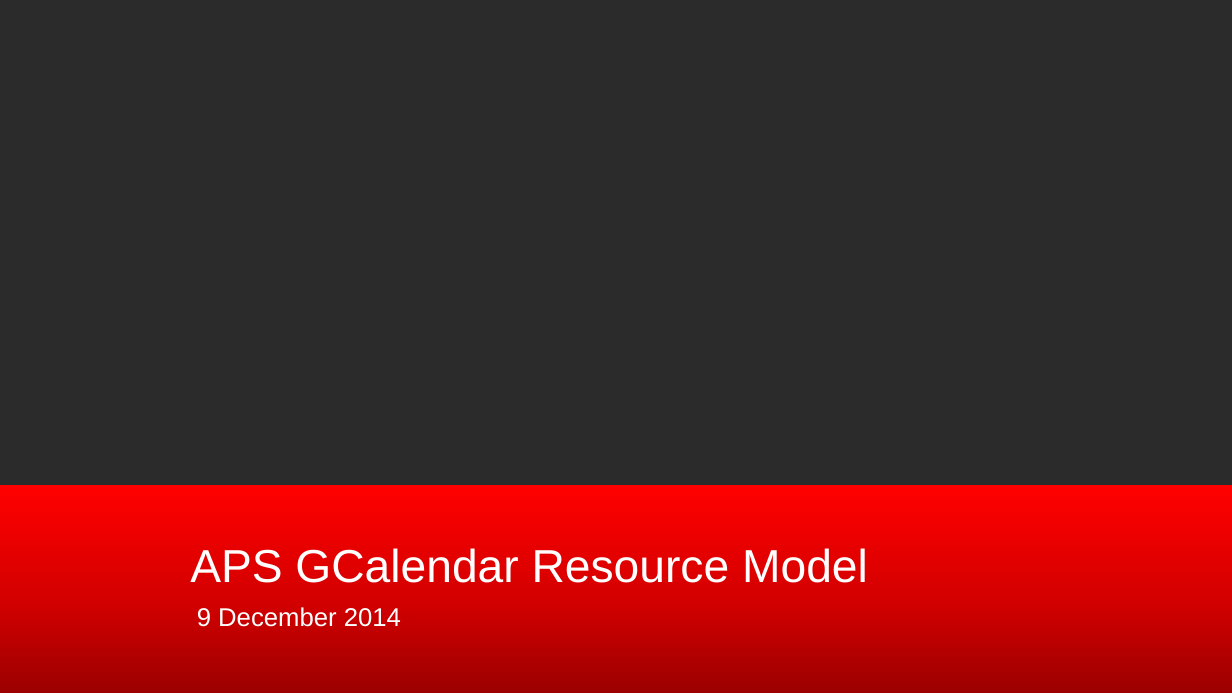
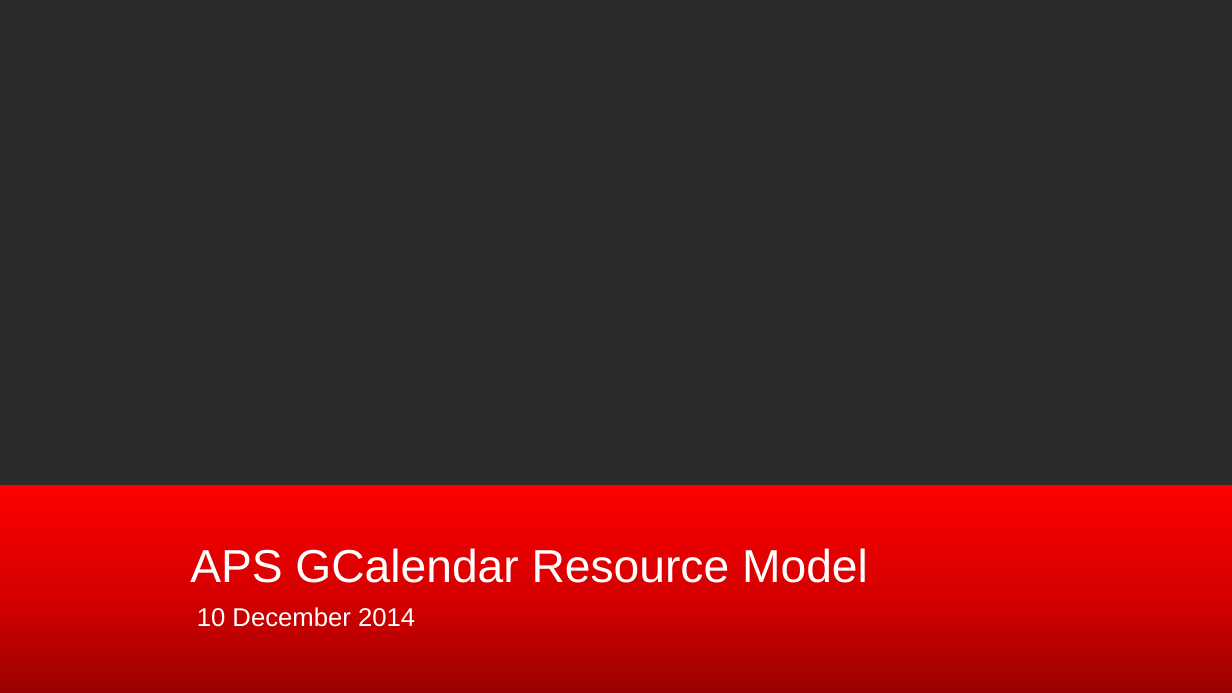
Before and after one commit to gear54rus/gcalendar, a slide deck: slide 1 of package/doc/Resource Model.pptx. Drawn at 1232x693 pixels with LibreOffice and Linux fonts; fonts in the diff are those of the drawing; background and template pictures are left out; a plain dark background stands for a picture behind light text. Boxes give left, top, right and bottom in pixels: in the first picture for what was removed or moved away, otherwise in the second. Text is boxed around its words. In the diff, an @@ line names an element or a change of style, - is before the commit and + after.

Commit message:
Resource model updated. User now has 1:1 relation to the calendar
- Added icons
- Adjusted metadata

```diff
--- a/package/doc/Resource Model.pptx
+++ b/package/doc/Resource Model.pptx
@@ subtitle at [197,607,415,627]: text changed @@
-9 December 2014
+10 December 2014
```
Also in this commit, not shown: 1 other slide changed, 3 other files.
